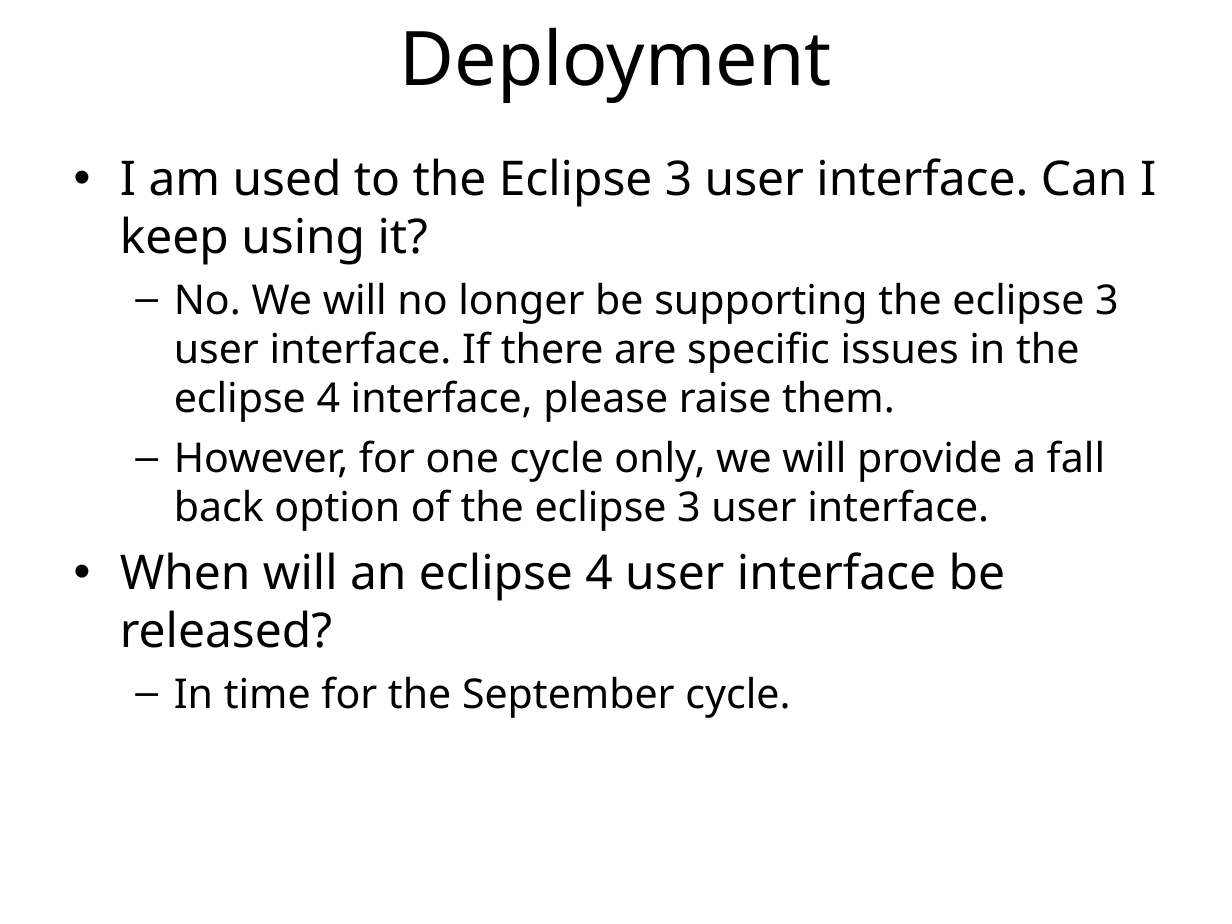
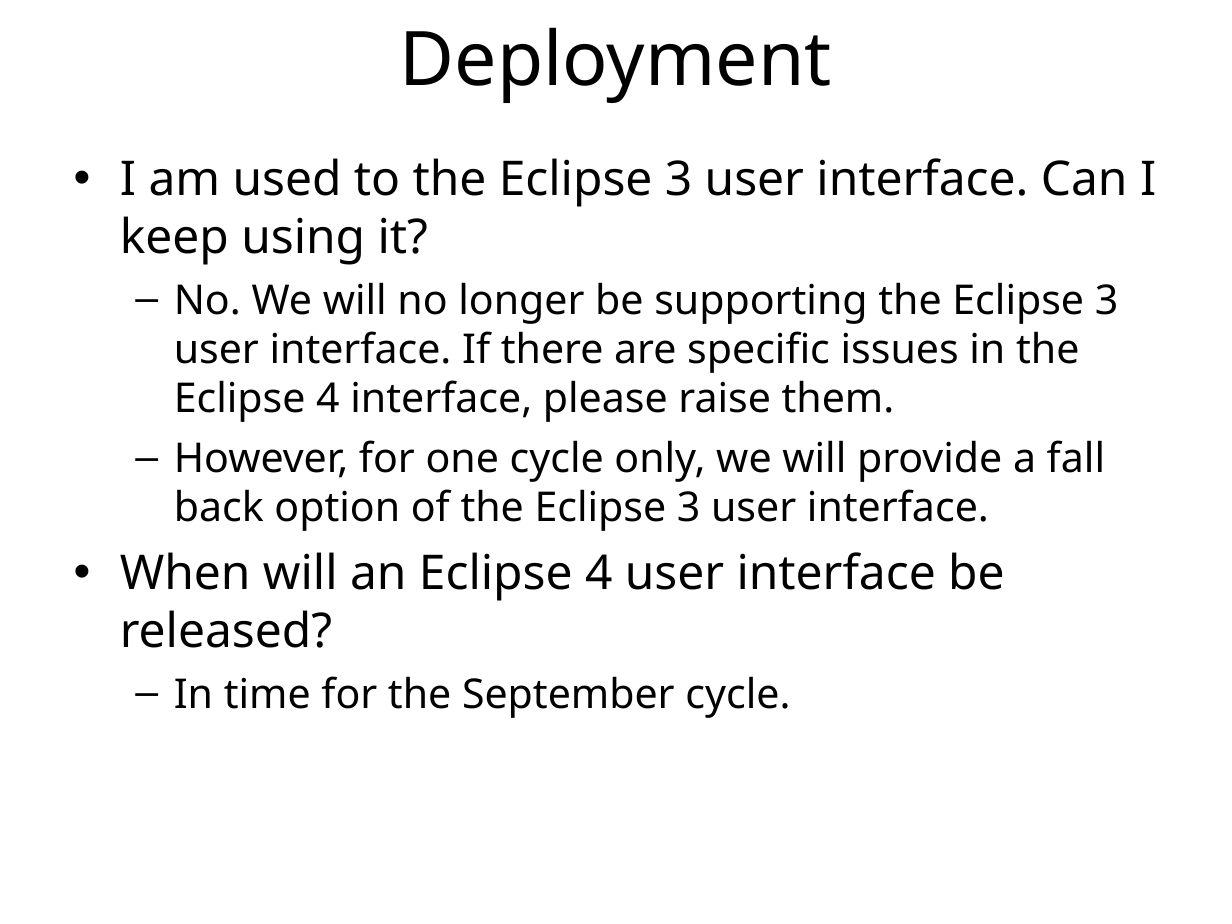
Before and after one commit to ISISComputingGroup/ibex_user_manual, a slide deck: slide 13 of eclipse_4_changes.ppt. Drawn at 1232x924 pixels with LibreOffice and Linux fonts; fonts in the diff are those of the drawing; background and template pictures are left out. Boxes give left, top, right and bottom in pixels: in the first picture for what was removed or moved away, otherwise in the second. Text is boxed around its words. In the diff, an @@ line names an element or a change of style, - is before the commit and + after.

```diff
--- a/eclipse_4_changes.ppt
+++ b/eclipse_4_changes.ppt
@@ text at (120,282,1118,648): text changed @@
-  – No. We will no longer be supporting the eclipse 3 user interface. If there are specific issues in the eclipse 4 interface, please raise them.
-  – However, for one cycle only, we will provide a fall back option of the eclipse 3 user interface.
-• When will an eclipse 4 user interface be released?
+  – No. We will no longer be supporting the Eclipse 3 user interface. If there are specific issues in the Eclipse 4 interface, please raise them.
+  – However, for one cycle only, we will provide a fall back option of the Eclipse 3 user interface.
+• When will an Eclipse 4 user interface be released?
```
Also in this commit, not shown: 3 other slides changed, 1 slide added, 1 slide removed.
